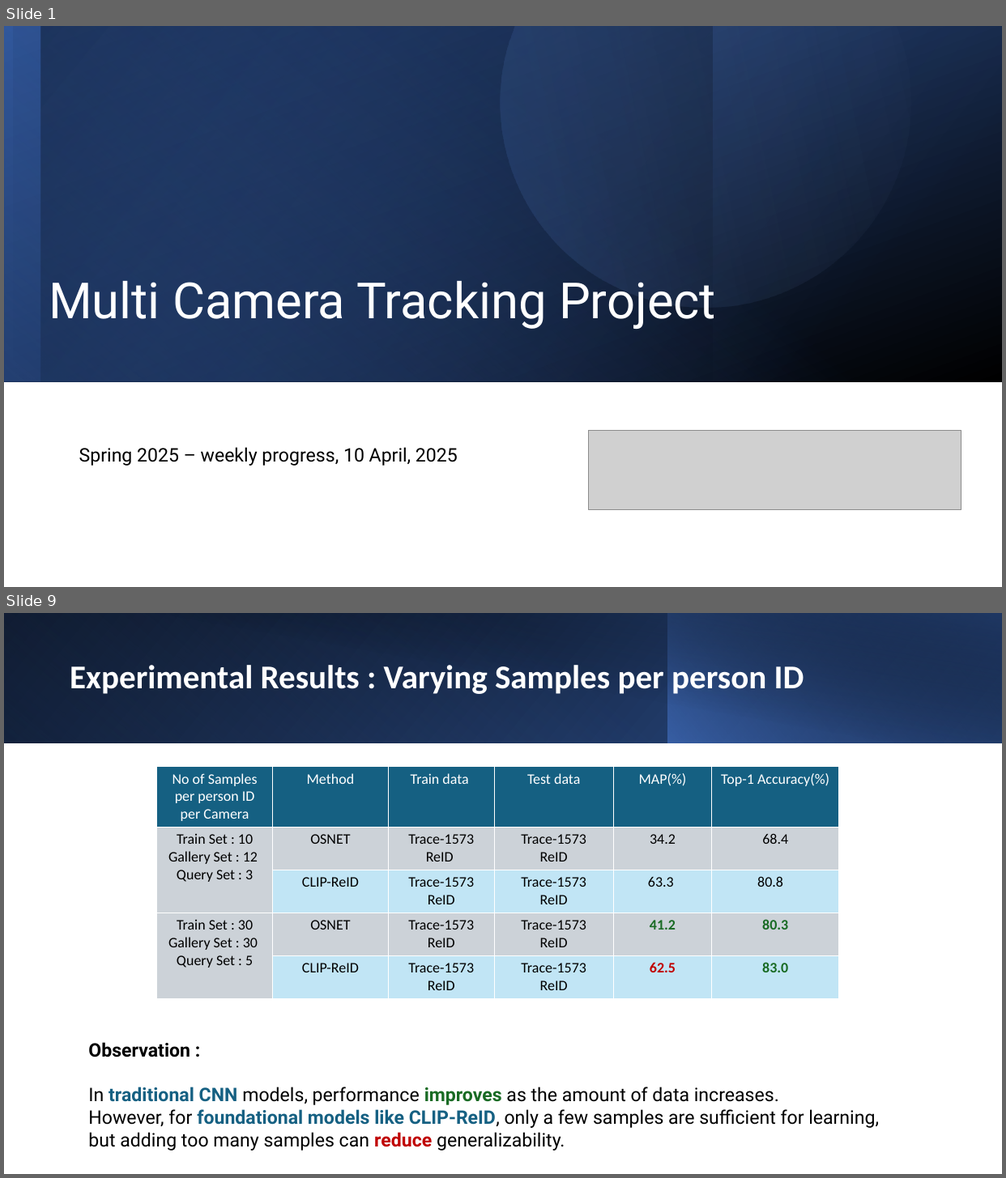
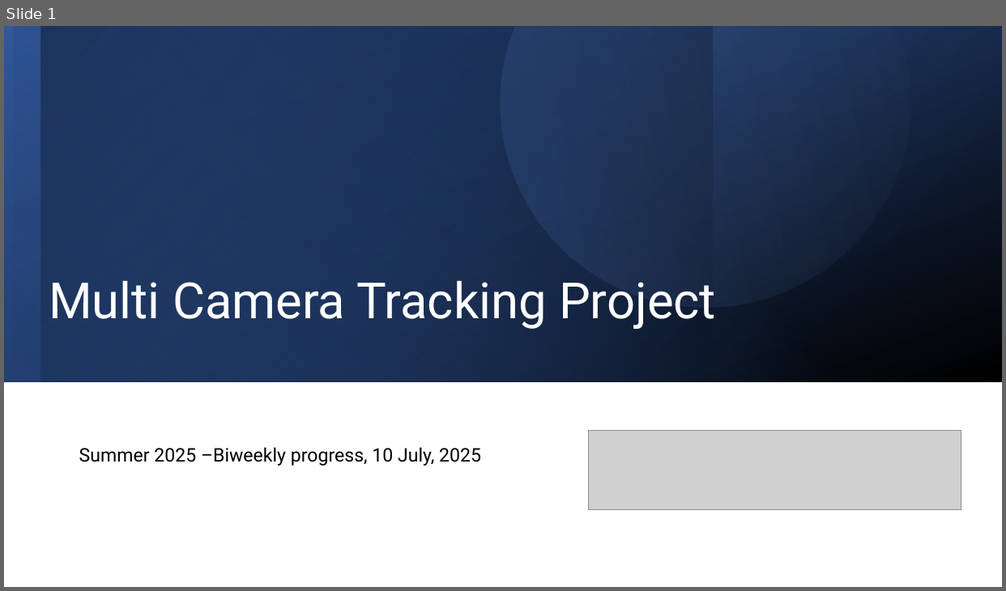
Before and after one commit to ManishGovind/transfer, a slide deck: Temp.pptx. Shown one above the other, each under a label of ours: slides 1 and 9 before the commit, slide 1 after it; the slides between them are not shown. The pictures are 1006x1178 and 1006x591 pixels, drawn with LibreOffice and Linux fonts; fonts in the diff are those of the drawing; grey boxes stand for pictures. Boxes give left, top, right and bottom in pixels: in the first picture for what was removed or moved away, otherwise in the second. Text is boxed around its words. In the diff, an @@ line names an element or a change of style, - is before the commit and + after.

Commit message:
Added 10 July updates

```diff
--- a/Temp.pptx
+++ b/Temp.pptx
@@ slide 9 removed at [4, 613, 1002, 1174], background #FFFFFF @@
@@ rectangle removed at [4, 613, 1002, 743] @@
@@ rectangle removed at [4, 613, 669, 743] @@
@@ rectangle removed at [41, 613, 1002, 744] @@
@@ rectangle removed at [668, 613, 1002, 743] @@
@@ title removed at [70, 665, 804, 694] @@
-Experimental Results : Varying Samples per person ID
@@ table removed at [157, 766, 840, 996], 5 rows, 6 columns @@
-No of Samples per person ID per Camera | Method | Train data | Test data | MAP(%) | Top-1 Accuracy(%)
-Train Set : 10 / Gallery Set : 12 / Query Set : 3 | OSNET | Trace-1573 ReID | Trace-1573 ReID | 34.2 | 68.4
- | CLIP-ReID | Trace-1573 ReID | Trace-1573 ReID | 63.3 | 80.8
-Train Set : 30 / Gallery Set : 30 / Query Set : 5 | OSNET | Trace-1573 ReID | Trace-1573 ReID | 41.2 | 80.3
- | CLIP-ReID | Trace-1573 ReID | Trace-1573 ReID | 62.5 | 83.0
@@ text removed at [88, 1042, 879, 1151] @@
-Observation :
-In traditional CNN models, performance improves as the amount of data increases.
-However, for foundational models like CLIP-ReID, only a few samples are sufficient for learning, but adding too many samples can reduce generalizability.
@@ slide 1 changed as well @@
@@ text at [79, 447, 481, 466]: text changed @@
-Spring 2025 – weekly progress, 10 April, 2025
+Summer 2025 –Biweekly progress, 10 July, 2025
```
Also in this commit, not shown: 1 other slide changed, 21 slides added, 21 other slides removed.
